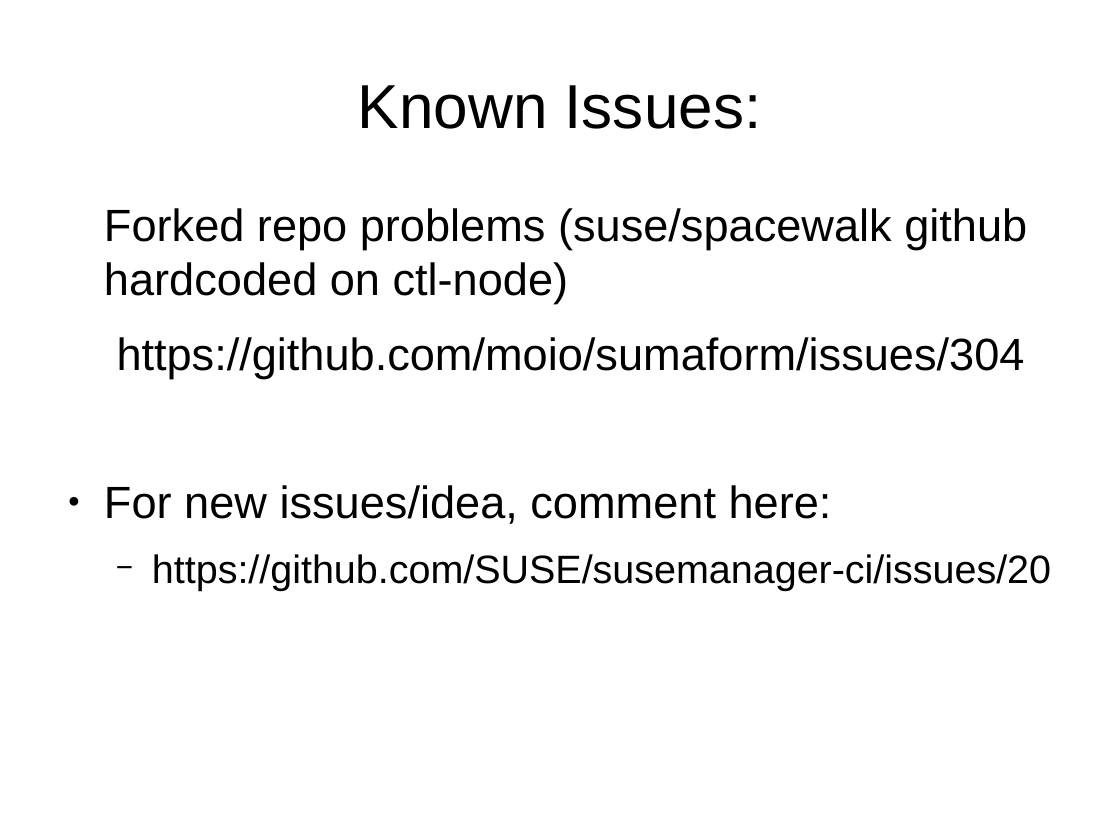
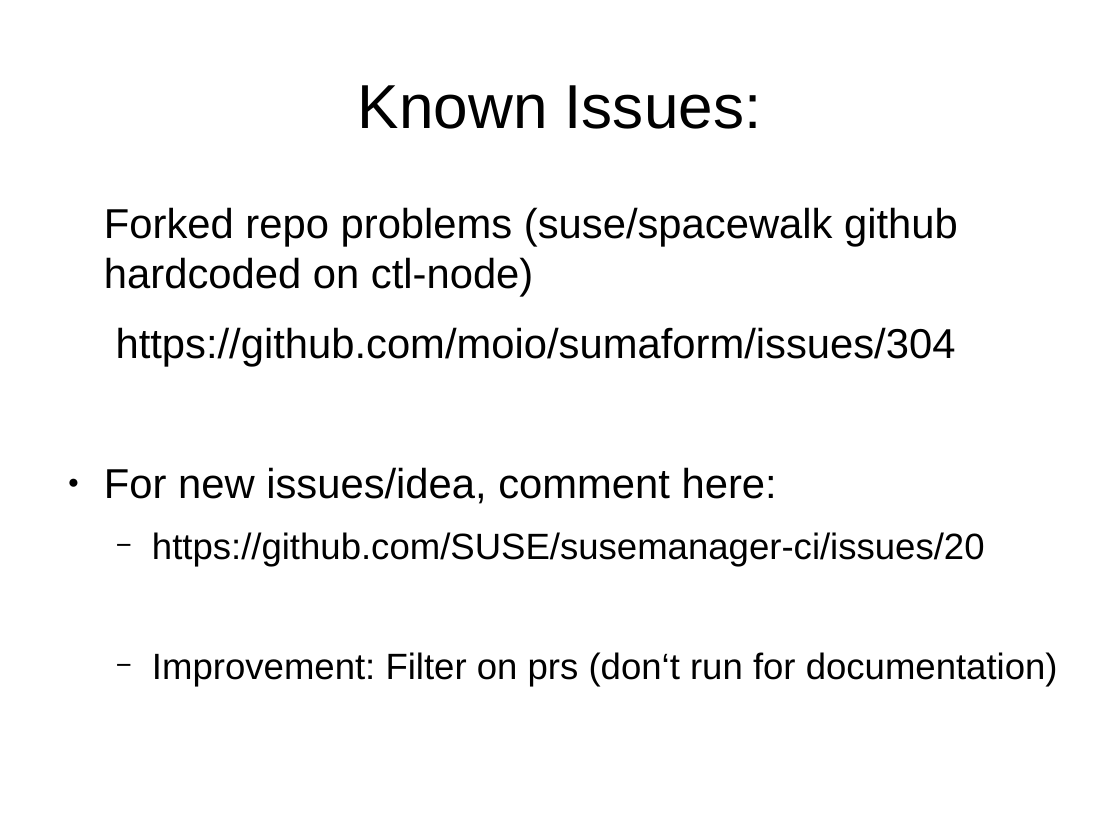
Before and after one commit to MalloZup/presentations, a slide deck: slide 22 of 2018/cucumber-prs/cucumber_onprs.odp (slide 17 before the commit). Drawn at 1120x840 pixels with LibreOffice and Linux fonts; fonts in the diff are those of the drawing. Boxes give left, top, right and bottom in pixels: in the first picture for what was removed or moved away, otherwise in the second. Text is boxed around its words. In the diff, an @@ line names an element or a change of style, - is before the commit and + after.

```diff
--- a/2018/cucumber-prs/cucumber_onprs.odp
+++ b/2018/cucumber-prs/cucumber_onprs.odp
@@ text at bbox=[104, 207, 985, 567]: size 32 to 29.6 pt in "Forked repo problems (suse/spacewalk github hardcoded on ...", "https://github.com/moio/sumaform/issues/304", "For new issues/idea, comment here:"; size 28 to 25.9 pt in "https://github.com/SUSE/susemanager-ci/issues/20" @@
@@ text at bbox=[152, 652, 1058, 686]: paragraph added @@
+  − Improvement: Filter on prs (don‘t run for documentation)
```
Also in this commit, not shown: 2 other slides changed, 6 slides added, 1 slide removed.
